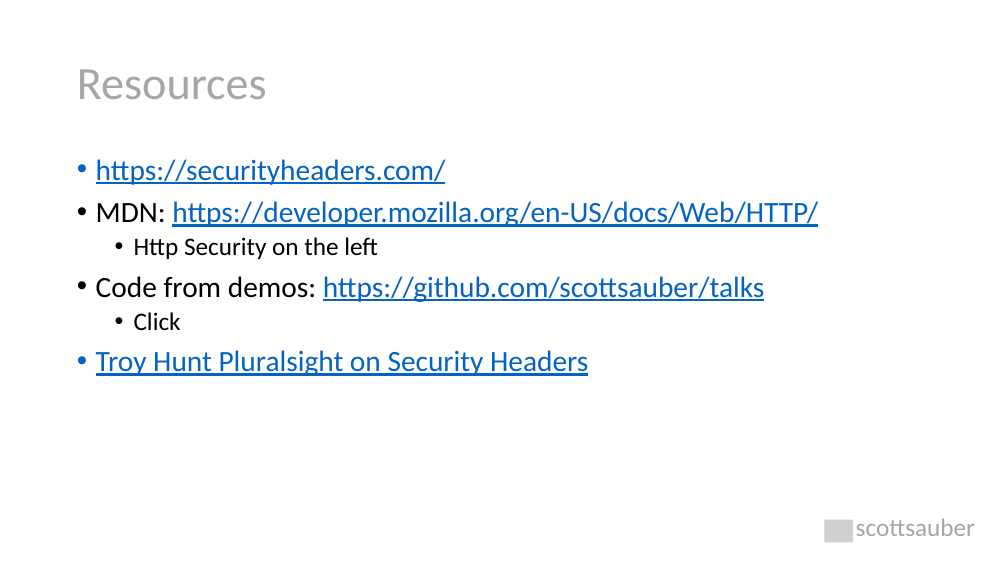
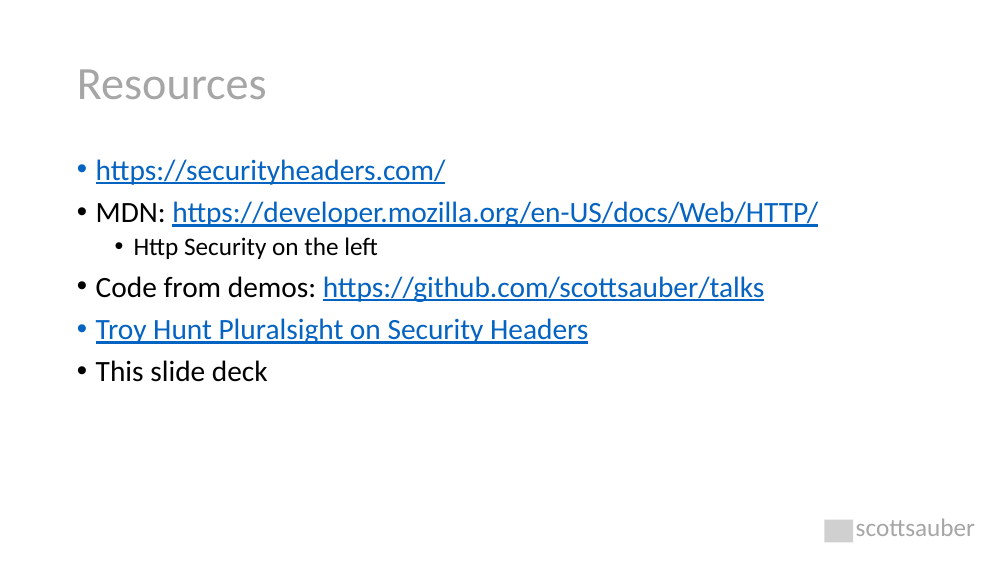
Before and after one commit to nirzaf/DotNetWorkShopTalk, a slide deck: slide 66 of 2021-05-04-MNDevelopersConference-SecurityHeaders/Security Headers Explained.pptx. Drawn at 1008x567 pixels with LibreOffice and Linux fonts; fonts in the diff are those of the drawing; grey boxes stand for pictures. Boxes give left, top, right and bottom in pixels: in the first picture for what was removed or moved away, otherwise in the second. Text is boxed around its words. In the diff, an @@ line names an element or a change of style, - is before the commit and + after.

```diff
--- a/2021-05-04-MNDevelopersConference-SecurityHeaders/Security Headers Explained.pptx
+++ b/2021-05-04-MNDevelopersConference-SecurityHeaders/Security Headers Explained.pptx
@@ text at (134, 312, 181, 330): paragraph removed @@
-  • Click
@@ text at (96, 360, 268, 382): paragraph added @@
+• This slide deck
```
Also in this commit, not shown: 12 other slides changed, 1 other file.
